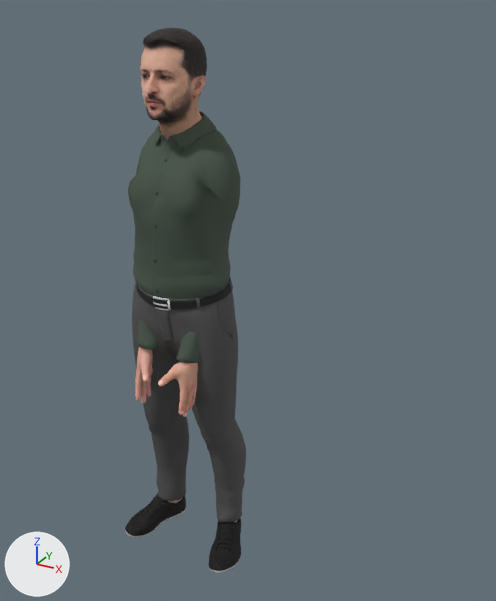
What one commit did to the glTF model public/models/zelenski.glb.
The view is the same before and after, from a 50 mm camera at (1.182, -1.721, 1.876) aimed at (0.195, 0.074, 0.979). The lights are fixed; the arrows at lower left show +X, +Y and +Z. The first picture is the older version. Where no turn or scale is listed for an object, it has been applied to the vertices. Vertices at exactly the same position are counted once.
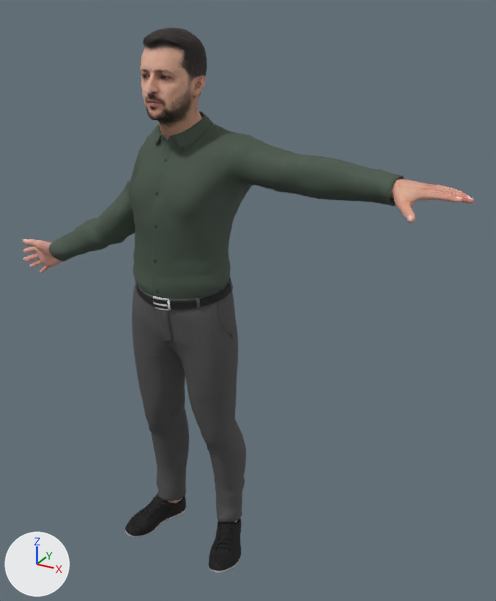
Boxes [x1, y1, x2, y2] around the edits, measured in the pictures (496 x 601 px; the box of a moved part takes in the faces that stretch with it):
'Object_15', reshaped (192% wider): before [125, 111, 246, 573]; after [49, 111, 404, 573]
'Object_6', reshaped (335% wider, 96% taller): before [135, 347, 238, 522]; after [23, 178, 474, 522]
part 1 of me_avatarbody_avatarbody_0, moved or reshaped: before [158, 362, 198, 417]; after [390, 178, 474, 223]
part 2 of me_avatarbody_avatarbody_0, moved or reshaped: before [135, 347, 153, 404]; after [23, 239, 62, 274]
part 3 of me_outfit_outfit_0, moved or reshaped: before [136, 113, 241, 363]; after [49, 113, 404, 261]

The change, as a list of edits to the scene's bpy script:
```text
Change me_avatarbody_avatarbody_0:
    used by ob_object_6; location = (0.0, 0.0, 0.0)
    remove me_avatarbody_avatarbody_0.from_pydata(...)  # 1833 vertices, 3548 faces; spans x -0.173..0.173, y -0.207..0.093, z 0.053..0.858
    add me_avatarbody_avatarbody_0.from_pydata(...)  # 1833 vertices, 3548 faces; spans x -0.732..0.882, y -0.13..0.093, z 0.053..1.459
    me_avatarbody_avatarbody_0 part 1: the loose piece of 866 vertices spanning x 0.019..0.112, y -0.206..-0.07, z 0.628..0.846 is multiplied about its middle by the matrix ((0.0, -0.121, -0.993), (0.121, 0.985, -0.12), (0.993, -0.12, 0.015)), then moved by (0.706, 0.082, 0.679)
    me_avatarbody_avatarbody_0 part 2: 882 of 1833 vertices moved; they spanned x -0.113..-0.02, y -0.207..-0.067, z 0.629..0.858 and now span x -0.732..-0.508, y -0.062..0.034, z 0.931..1.089; mean shift (-0.566, 0.136, 0.289); largest move (-0.084, -0.182, 0.655) -> (-0.726, 0.007, 1.015)
Change me_outfit_outfit_0:
    used by ob_object_15; location = (0.0, 0.0, 0.0)
    remove me_outfit_outfit_0.from_pydata(...)  # 13663 vertices, 25105 faces; spans x -0.23..0.23, y -0.16..0.14, z 0.0..1.57
    add me_outfit_outfit_0.from_pydata(...)  # 13663 vertices, 25105 faces; spans x -0.56..0.69, y -0.16..0.14, z 0.0..1.57
    me_outfit_outfit_0 part 3: 2143 of 13663 vertices moved; they spanned x -0.18..0.18, y -0.15..0.14, z 0.81..1.54 and now span x -0.56..0.69, y -0.1..0.14, z 1.01..1.55; mean shift (0.07, 0.05, 0.25); largest move (0.06, -0.09, 0.81) -> (0.69, -0.01, 1.41)
    other edits to the shape of me_outfit_outfit_0 do not show in these pictures
```
